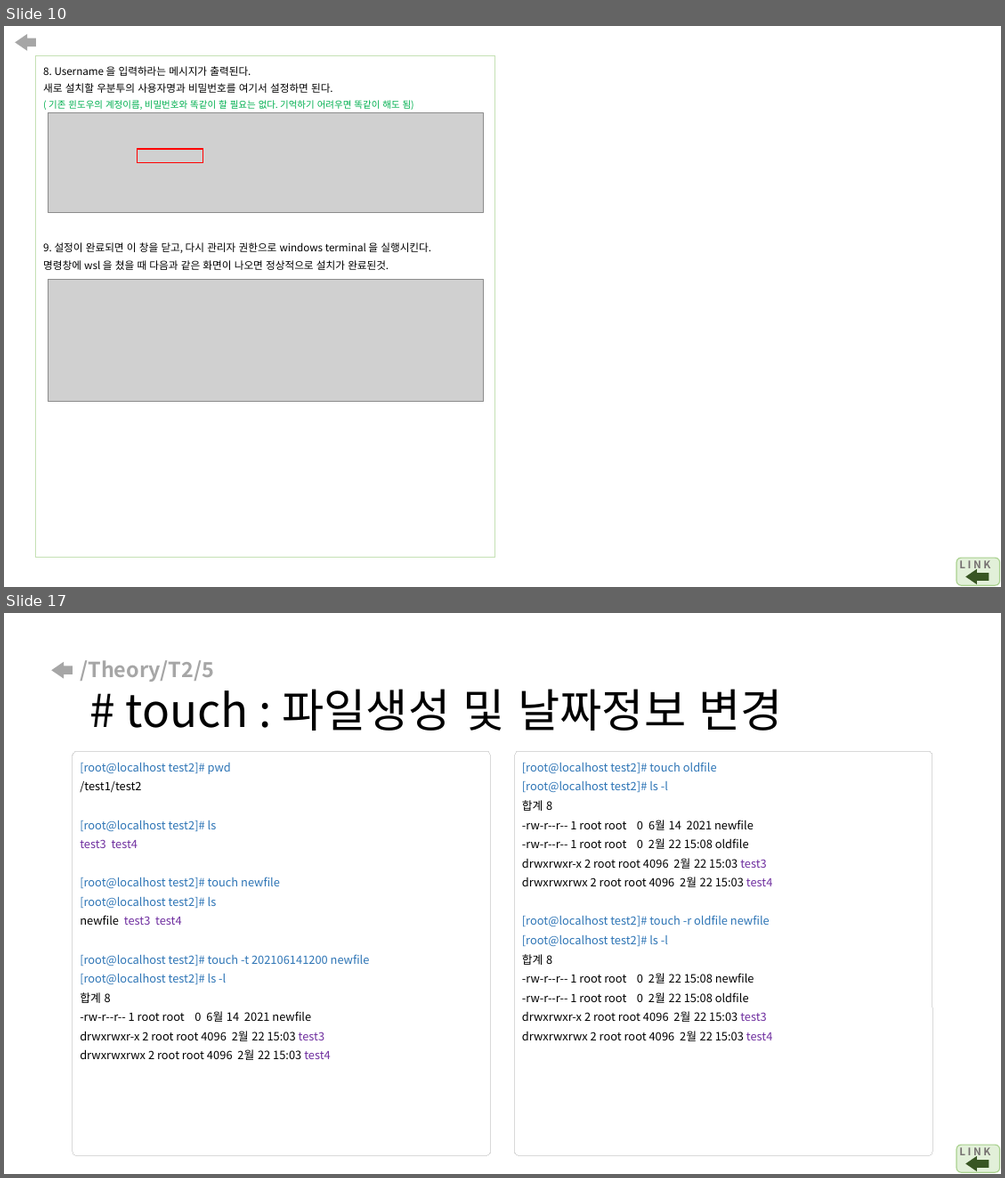
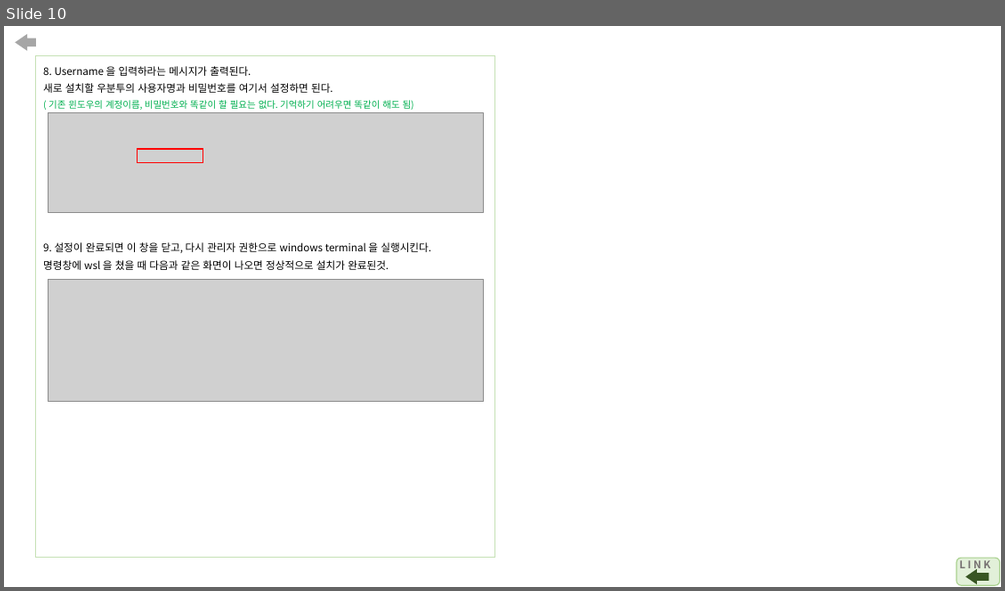
Before and after one commit to arizona95/CyberTraining, a slide deck: Lecture/student_class_ppt_21_2/국방사이버보안 과제.pptx. Shown one above the other, each under a label of ours: slides 10 and 17 before the commit, slide 10 after it; the slides between them are not shown. The pictures are 1005x1178 and 1005x591 pixels, drawn with LibreOffice and Linux fonts; fonts in the diff are those of the drawing; grey boxes stand for pictures. Boxes give left, top, right and bottom in pixels: in the first picture for what was removed or moved away, otherwise in the second. Text is boxed around its words. In the diff, an @@ line names an element or a change of style, - is before the commit and + after.

```diff
--- a/Lecture/student_class_ppt_21_2/국방사이버보안 과제.pptx
+++ b/Lecture/student_class_ppt_21_2/국방사이버보안 과제.pptx
@@ slide 17 removed at (4, 613, 1001, 1174), background #FFFFFF @@
@@ right arrow removed at (51, 662, 72, 679) @@
@@ title removed at (80, 660, 783, 730) @@
-/Theory/T2/5
-# touch : 파일생성 및 날짜정보 변경
@@ rounded rectangle removed at (73, 751, 491, 1155) @@
@@ text removed at (80, 762, 370, 1060) @@
-[root@localhost test2]# pwd
-/test1/test2
-[root@localhost test2]# ls
-test3 test4
-[root@localhost test2]# touch newfile
-[root@localhost test2]# ls
-newfile test3 test4
-[root@localhost test2]# touch -t 202106141200 newfile
-[root@localhost test2]# ls -l
-합계 8
--rw-r--r-- 1 root root 0 6월 14 2021 newfile
-drwxrwxr-x 2 root root 4096 2월 22 15:03 test3
-drwxrwxrwx 2 root root 4096 2월 22 15:03 test4
@@ rounded rectangle removed at (515, 751, 933, 1155) @@
@@ text removed at (522, 762, 772, 1041) @@
-[root@localhost test2]# touch oldfile
-[root@localhost test2]# ls -l
-합계 8
--rw-r--r-- 1 root root 0 6월 14 2021 newfile
--rw-r--r-- 1 root root 0 2월 22 15:08 oldfile
-drwxrwxr-x 2 root root 4096 2월 22 15:03 test3
-drwxrwxrwx 2 root root 4096 2월 22 15:03 test4
-[root@localhost test2]# touch -r oldfile newfile
-[root@localhost test2]# ls -l
-합계 8
--rw-r--r-- 1 root root 0 2월 22 15:08 newfile
--rw-r--r-- 1 root root 0 2월 22 15:08 oldfile
-drwxrwxr-x 2 root root 4096 2월 22 15:03 test3
-drwxrwxrwx 2 root root 4096 2월 22 15:03 test4
@@ rounded rectangle removed at (956, 1144, 1000, 1172) @@
@@ text removed at (959, 1144, 990, 1159) @@
-L I N K
@@ right arrow removed at (966, 1156, 989, 1171) @@
```
Also in this commit, not shown: 2 slides changed, 7 slides added, 21 other slides removed.
